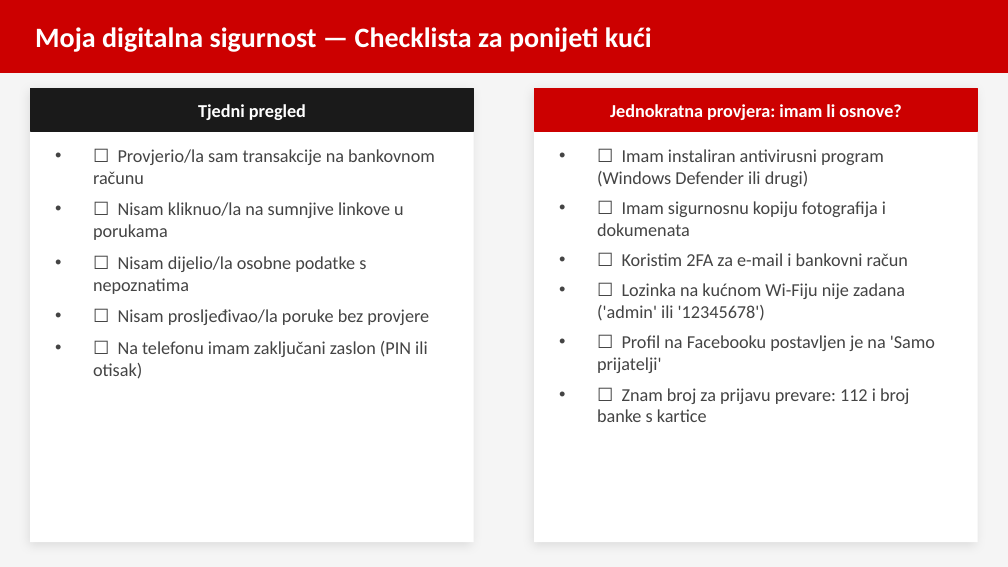
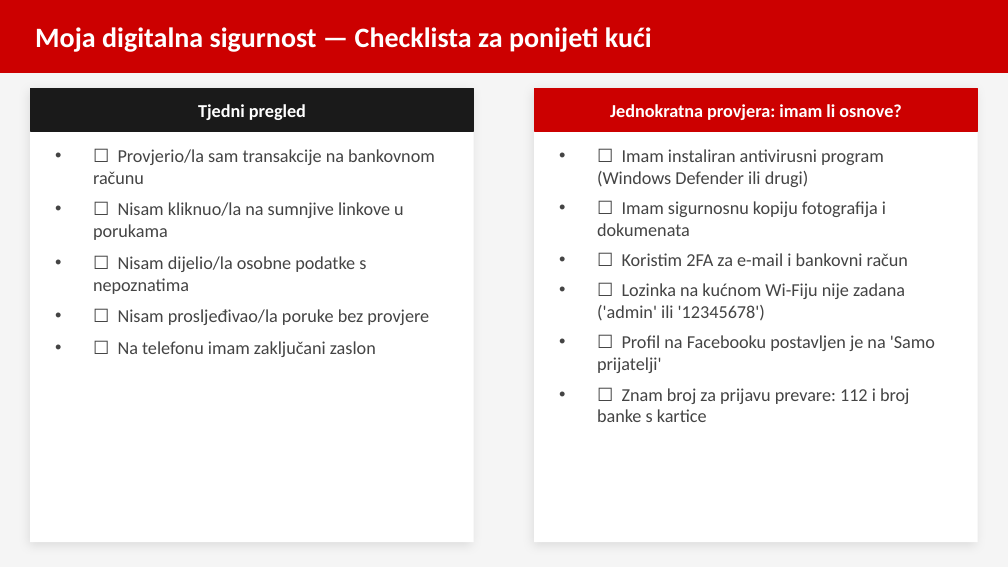
Before and after one commit to brunobilandzic/dipl, a slide deck: slide 17 of praksa/RAST/izradaprezentacije/Sigurnost_na_internetu_prezentacija.pptx (slide 16 before the commit). Drawn at 1008x567 pixels with LibreOffice and Linux fonts; fonts in the diff are those of the drawing. Boxes give left, top, right and bottom in pixels: in the first picture for what was removed or moved away, otherwise in the second. Text is boxed around its words. In the diff, an @@ line names an element or a change of style, - is before the commit and + after.

```diff
--- a/praksa/RAST/izradaprezentacije/Sigurnost_na_internetu_prezentacija.pptx
+++ b/praksa/RAST/izradaprezentacije/Sigurnost_na_internetu_prezentacija.pptx
@@ text at (118, 341, 376, 357): text changed @@
-• ☐ Na telefonu imam zaključani zaslon (PIN ili otisak)
+• ☐ Na telefonu imam zaključani zaslon
```
Also in this commit, not shown: 6 other slides changed, 2 slides added, 1 slide removed, 1 other file.
